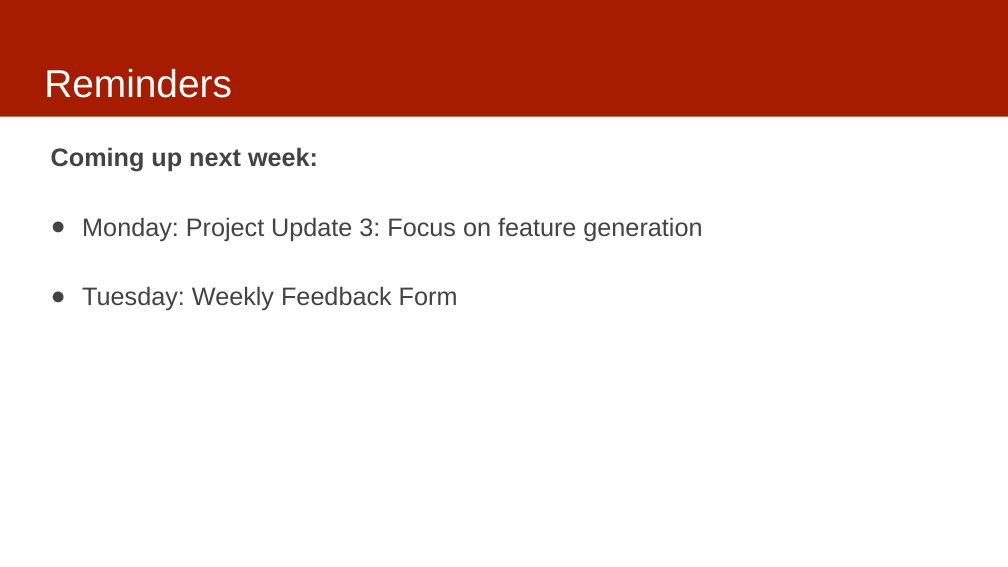
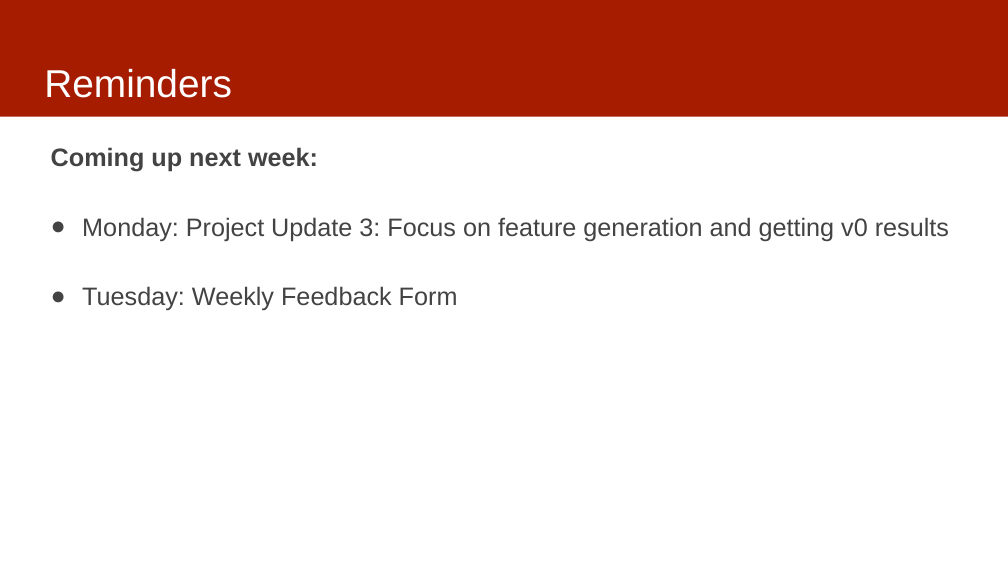
Before and after one commit to dssg/MLinPractice, a slide deck: slide 3 of Lectures/Lecture7-Features.pptx (slide 2 before the commit). Drawn at 1008x567 pixels with LibreOffice and Linux fonts; fonts in the diff are those of the drawing. Boxes give left, top, right and bottom in pixels: in the first picture for what was removed or moved away, otherwise in the second. Text is boxed around its words. In the diff, an @@ line names an element or a change of style, - is before the commit and + after.

```diff
--- a/Lectures/Lecture7-Features.pptx
+++ b/Lectures/Lecture7-Features.pptx
@@ text at [82, 217, 949, 242]: text changed @@
-● Monday: Project Update 3: Focus on feature generation
+● Monday: Project Update 3: Focus on feature generation and getting v0 results
```
Also in this commit, not shown: 2 other slides changed, 3 slides added.
